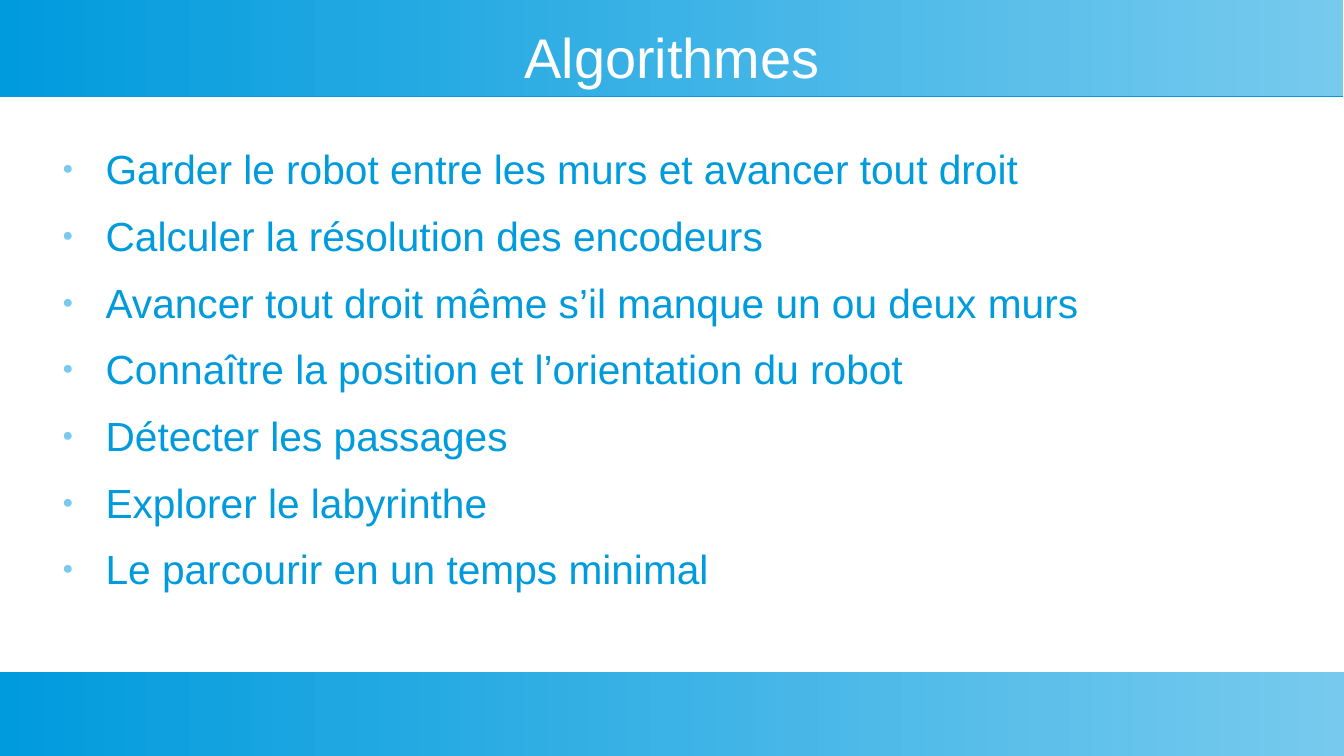
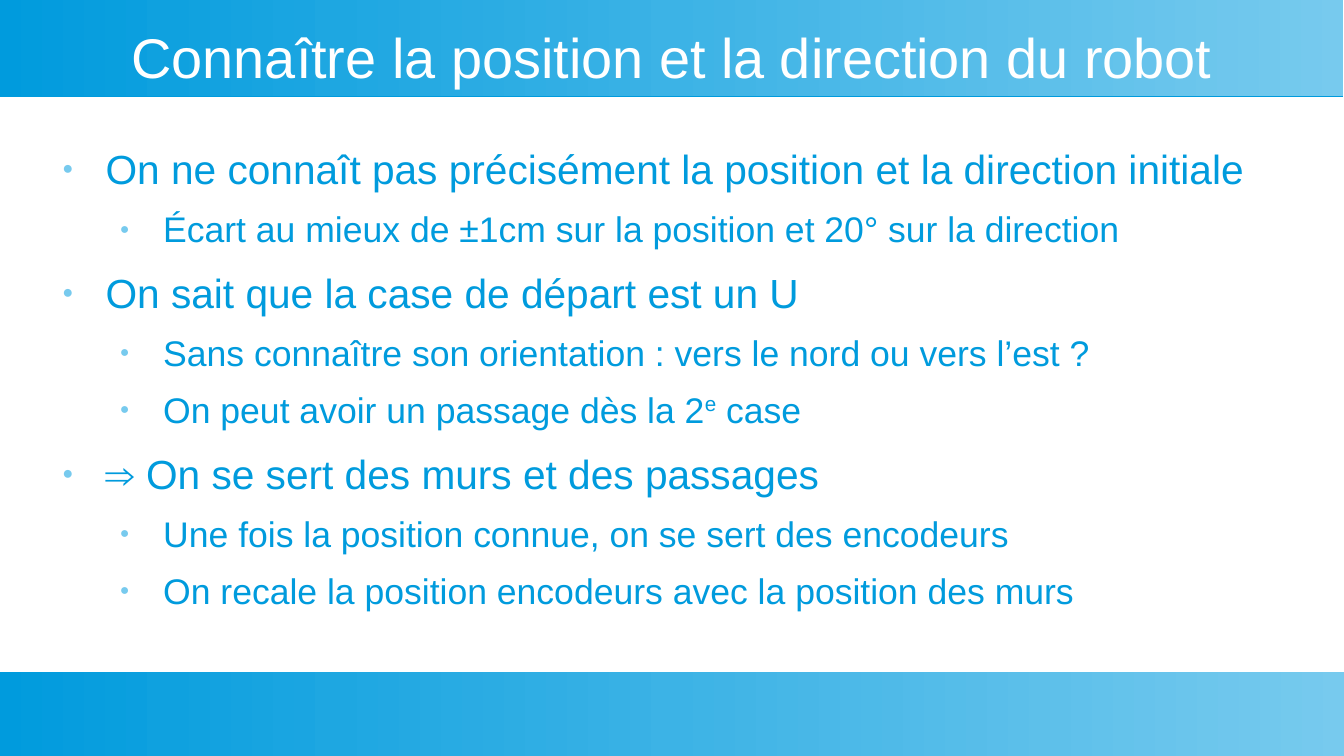
Before and after one commit to LaFabrickMassy/Projet-Fablab, a slide deck: slide 6 of Robotique/Micromouse/Micromouse.odp. Drawn at 1344x756 pixels with LibreOffice and Linux fonts; fonts in the diff are those of the drawing. Boxes give left, top, right and bottom in pixels: in the first picture for what was removed or moved away, otherwise in the second. Text is boxed around its words. In the diff, an @@ line names an element or a change of style, - is before the commit and + after.

```diff
--- a/Robotique/Micromouse/Micromouse.odp
+++ b/Robotique/Micromouse/Micromouse.odp
@@ title at <box>131,37,1211,88</box>: text changed @@
-Algorithmes
+Connaître la position et la direction du robot
@@ text at <box>106,154,1243,611</box>: text changed; size 24 to 21 pt @@
-● Garder le robot entre les murs et avancer tout droit
-● Calculer la résolution des encodeurs
-● Avancer tout droit même s’il manque un ou deux murs
-● Connaître la position et l’orientation du robot
-● Détecter les passages
-● Explorer le labyrinthe
-● Le parcourir en un temps minimal
+● On ne connaît pas précisément la position et la direction initiale
+  ● Écart au mieux de ±1cm sur la position et 20° sur la direction
+● On sait que la case de départ est un U
+  ● Sans connaître son orientation : vers le nord ou vers l’est ?
+  ● On peut avoir un passage dès la 2e case
+● ⇒ On se sert des murs et des passages
+  ● Une fois la position connue, on se sert des encodeurs
+  ● On recale la position encodeurs avec la position des murs
```
Also in this commit, not shown: 2 other slides changed, 3 slides added.
